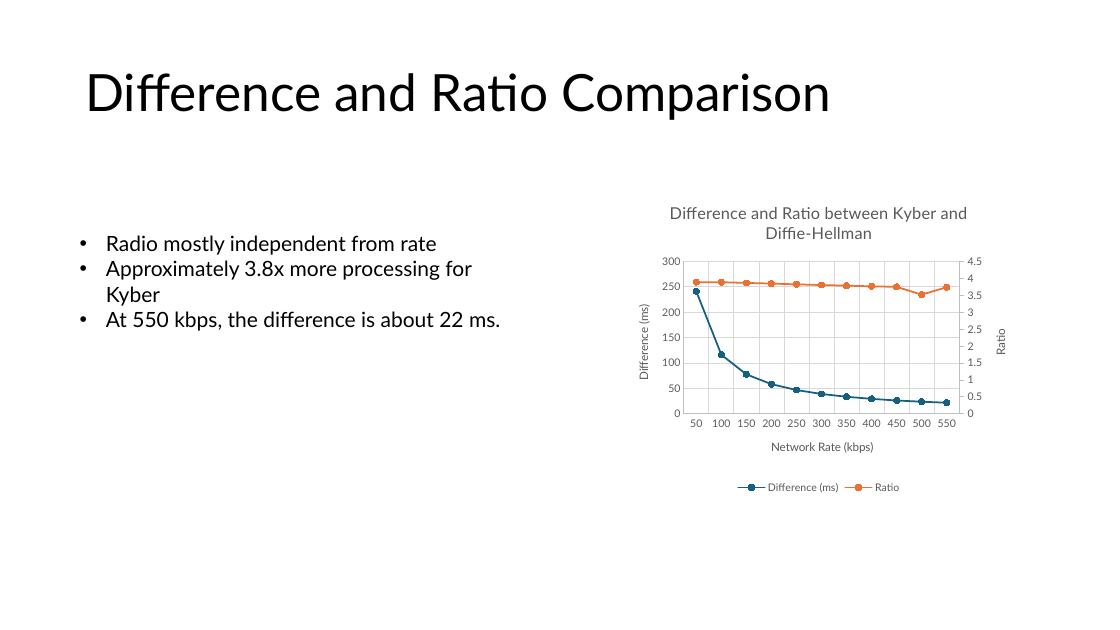
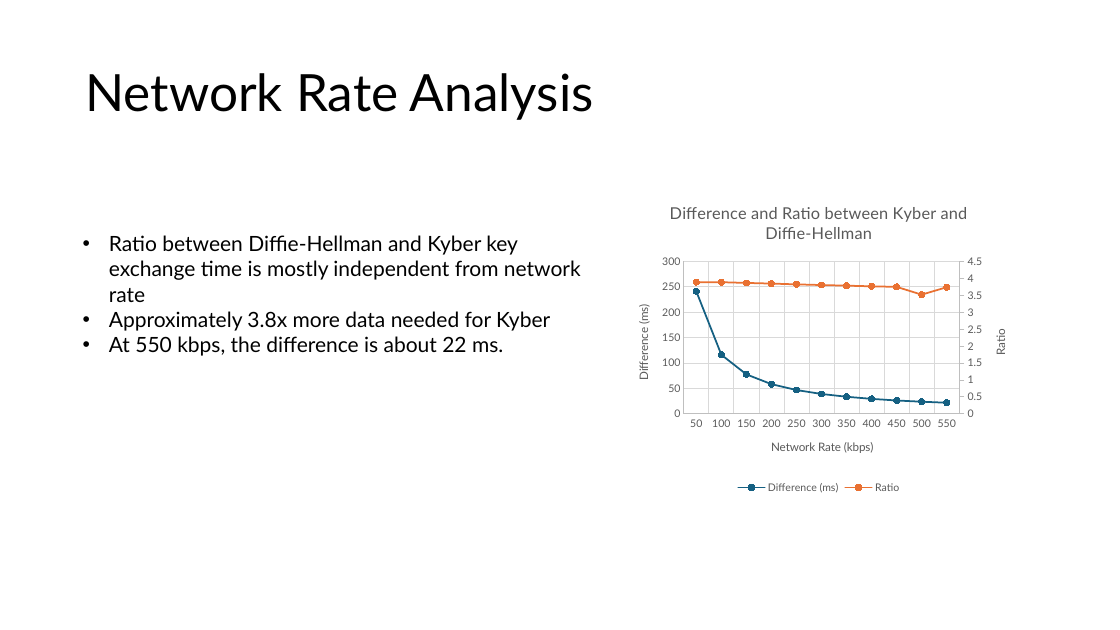
Before and after one commit to mealycpp/ECE4301_Fall2025, a slide deck: slide 7 of Group D/Joshua Deckman & Jack Pearson/final-project/presentation/presentation-slides.pptx. Drawn at 1120x630 pixels with LibreOffice and Linux fonts; fonts in the diff are those of the drawing. Boxes give left, top, right and bottom in pixels: in the first picture for what was removed or moved away, otherwise in the second. Text is boxed around its words. In the diff, an @@ line names an element or a change of style, - is before the commit and + after.

```diff
--- a/Group D/Joshua Deckman & Jack Pearson/final-project/presentation/presentation-slides.pptx
+++ b/Group D/Joshua Deckman & Jack Pearson/final-project/presentation/presentation-slides.pptx
@@ title at bbox=[85, 73, 594, 120]: text changed @@
-Difference and Ratio Comparison
+Network Rate Analysis
@@ text at bbox=[109, 235, 581, 331]: text changed @@
-• Radio mostly independent from rate
-• Approximately 3.8x more processing for Kyber
+• Ratio between Diffie-Hellman and Kyber key exchange time is mostly independent from network rate
+• Approximately 3.8x more data needed for Kyber
```
Also in this commit, not shown: 2 other slides changed, 1 slide added, 1 slide removed.
